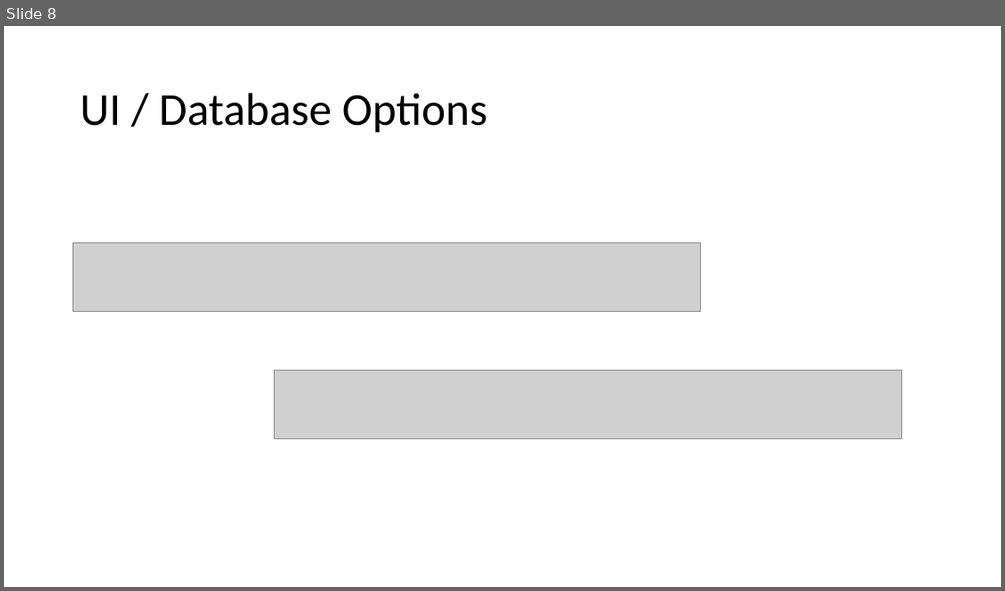
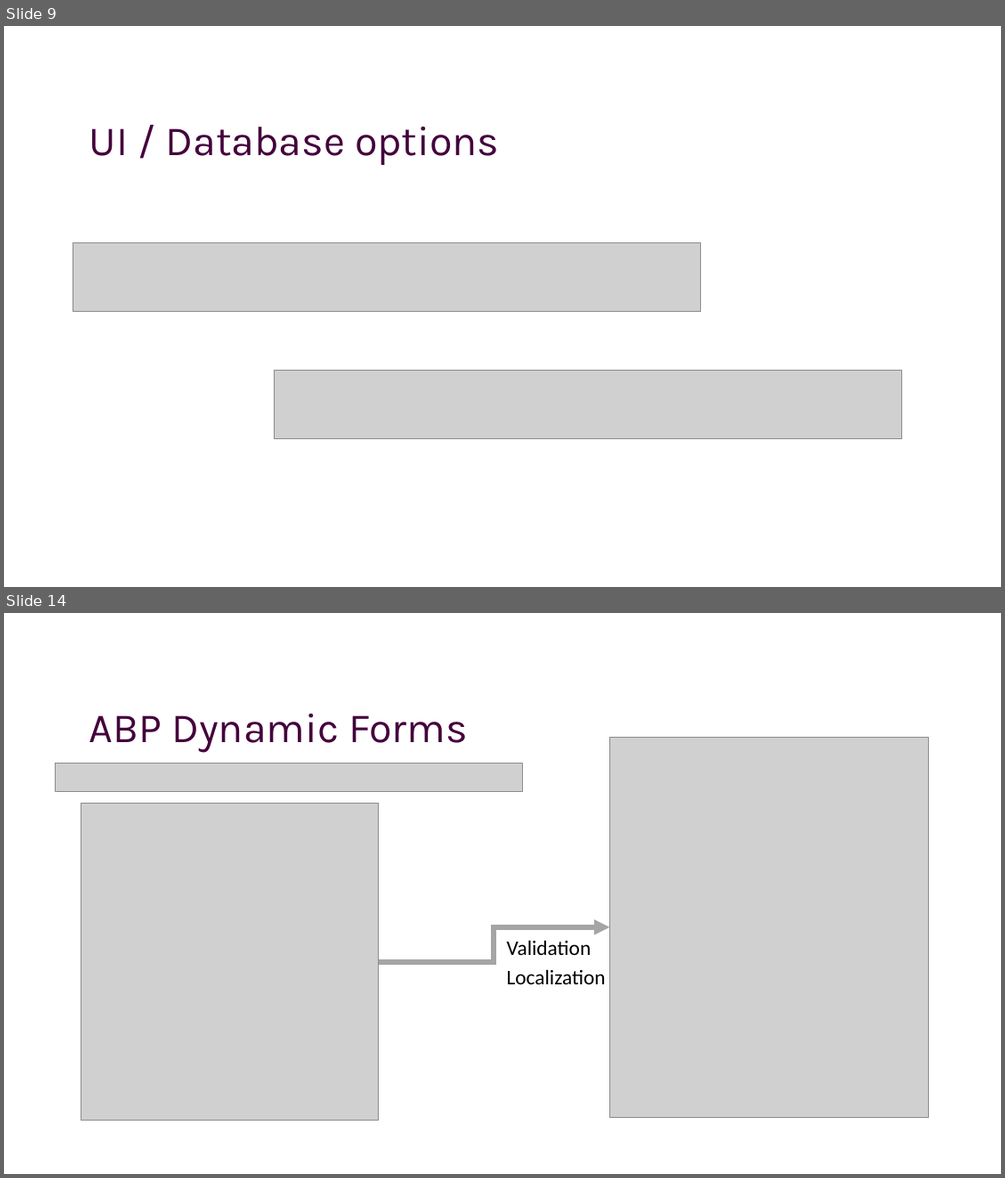
Before and after one commit to hikalkan/presentations, a slide deck: 2022-09-22 Dotnet Community Standup/ABP-Framework.pptx. Shown one above the other, each under a label of ours: slide 8 before the commit, slides 9 and 14 after it; the slides between them are not shown. The pictures are 1005x591 and 1005x1178 pixels, drawn with LibreOffice and Linux fonts; fonts in the diff are those of the drawing; grey boxes stand for pictures; background and template pictures are left out. Boxes give left, top, right and bottom in pixels: in the first picture for what was removed or moved away, otherwise in the second. Text is boxed around its words. In the diff, an @@ line names an element or a change of style, - is before the commit and + after.

```diff
--- a/2022-09-22 Dotnet Community Standup/ABP-Framework.pptx
+++ b/2022-09-22 Dotnet Community Standup/ABP-Framework.pptx
@@ slide 14 added at box(4, 613, 1001, 1174), background picture (left out) @@
@@ title added at box(89, 714, 468, 752), 40 pt, text #44013C @@
+ABP Dynamic Forms
@@ picture added at box(610, 737, 928, 1117) @@
@@ picture added at box(55, 763, 522, 792) @@
@@ picture added at box(81, 803, 378, 1120) @@
@@ elbow arrow added from (378, 962) to (610, 927), #A5A5A5 5 pt @@
@@ text added at box(507, 940, 606, 984), 20 pt, text #000000 @@
+Validation
+Localization
@@ what was slide 8 is now slide 9 @@
@@ slide 9 changed as well @@
@@ title at box(89, 127, 499, 165): text changed; size 44 to 40 pt; font Calibri to Karla; text colour #000000 to #44013C @@
-UI / Database Options
+UI / Database options
```
Also in this commit, not shown: 6 other slides changed, 18 other slides added, 1 slide removed, 2 other files.
